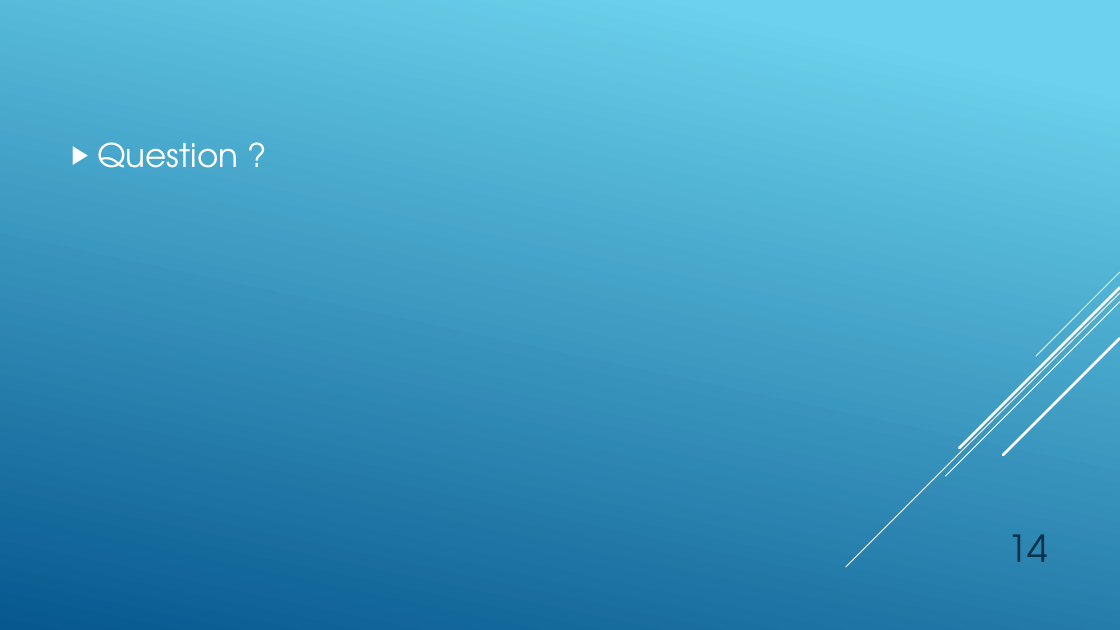
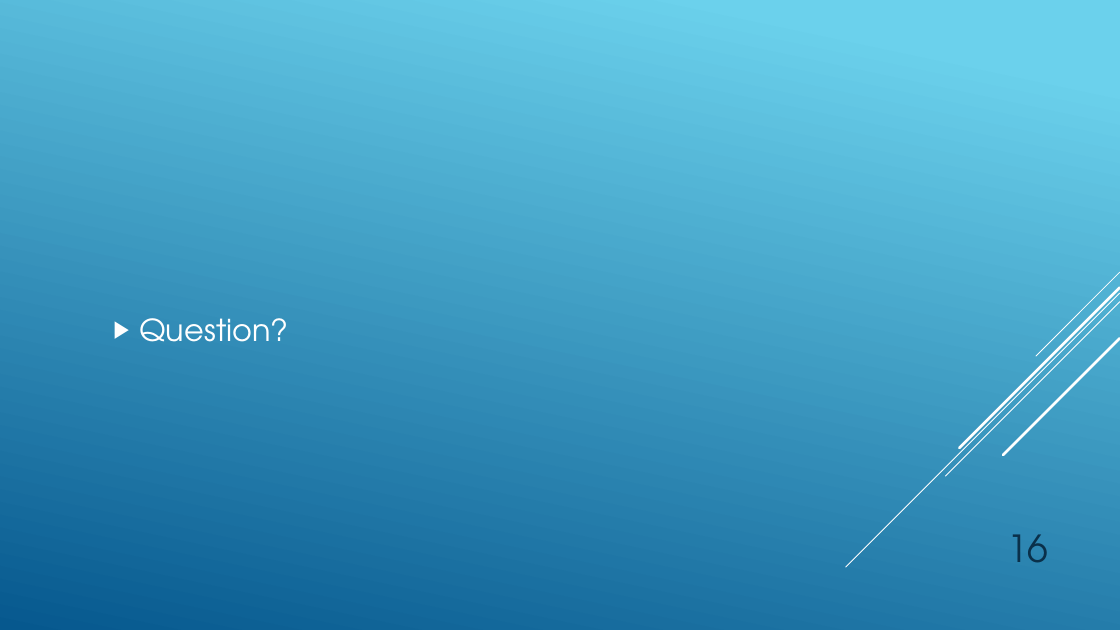
Before and after one commit to OscarSotoHES/tsmosf-labo2, a slide deck: slide 16 of Presentation/Caching-Team1.pptx (slide 14 before the commit). Drawn at 1120x630 pixels with LibreOffice and Linux fonts; fonts in the diff are those of the drawing. Boxes give left, top, right and bottom in pixels: in the first picture for what was removed or moved away, otherwise in the second. Text is boxed around its words. In the diff, an @@ line names an element or a change of style, - is before the commit and + after.

```diff
--- a/Presentation/Caching-Team1.pptx
+++ b/Presentation/Caching-Team1.pptx
@@ text at <box>140,318,289,342</box>: text changed; size 28 to 26 pt @@
-▶ Question ?
+  ▶ Question?
@@ page number at <box>1007,534,1048,563</box>: text changed @@
-14
+16
```
Also in this commit, not shown: 5 other slides changed, 2 slides added.
